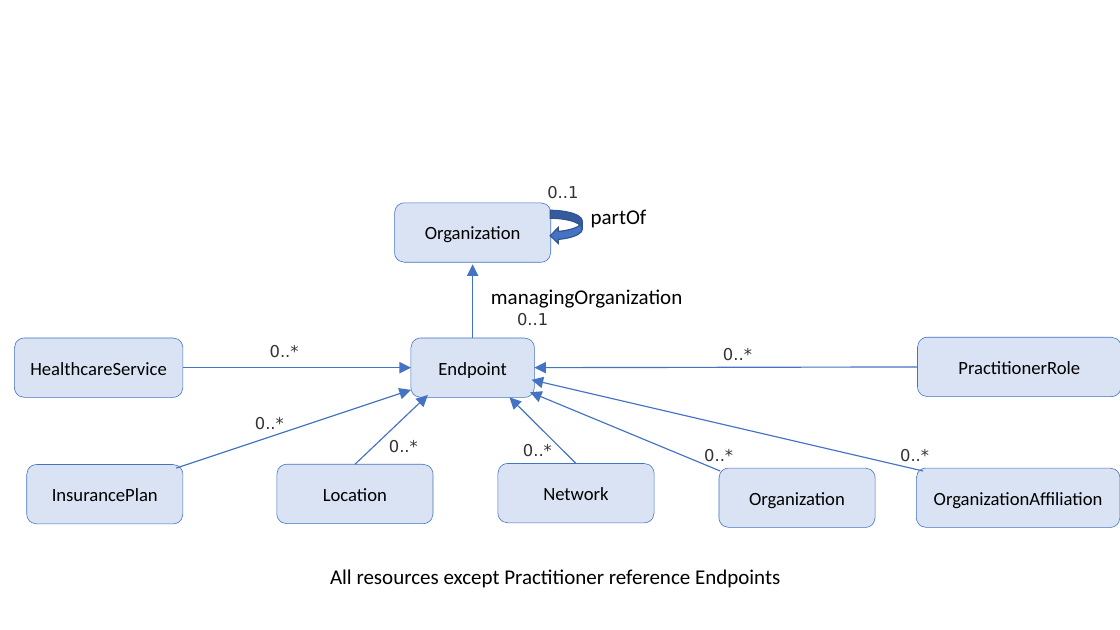
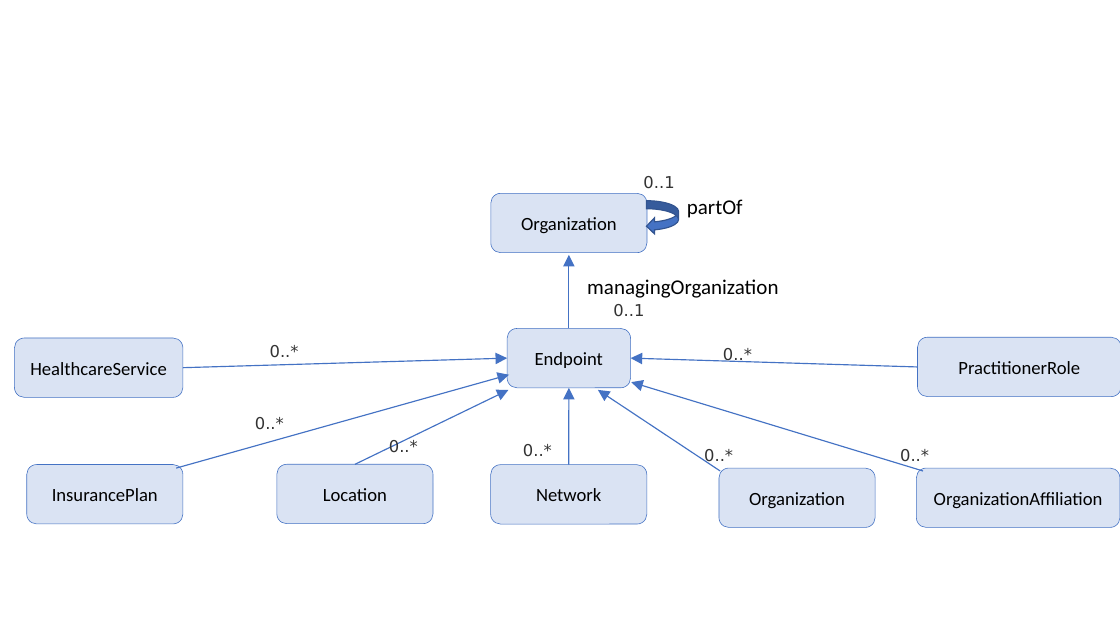
Before and after one commit to HL7/davinci-pdex-plan-net, a slide deck: slide 2 of fsh/ig-data/input/images/Figures.pptx (slide 3 before the commit). Drawn at 1120x630 pixels with LibreOffice and Linux fonts; fonts in the diff are those of the drawing. Boxes give left, top, right and bottom in pixels: in the first picture for what was removed or moved away, otherwise in the second. Text is boxed around its words. In the diff, an @@ line names an element or a change of style, - is before the commit and + after.

```diff
--- a/fsh/ig-data/input/images/Figures.pptx
+++ b/fsh/ig-data/input/images/Figures.pptx
@@ 4 texts, 2 rounded rectangles, 1 curved left arrow, 1 arrow: place and size @@
-4 texts, 2 rounded rectangles, 1 curved left arrow, 1 arrow at <box>395,186,682,397</box>
+4 texts, 2 rounded rectangles, 1 curved left arrow, 1 arrow at <box>491,176,778,388</box>
@@ arrow moved from (183, 368) - (411, 368) to (183, 368) - (507, 358) @@
@@ arrow moved from (918, 367) - (534, 368) to (918, 367) - (631, 358) @@
@@ arrow moved from (176, 468) - (411, 390) to (176, 468) - (509, 375) @@
@@ arrow moved from (576, 464) - (510, 397) to (569, 465) - (569, 388) @@
@@ arrow moved from (923, 471) - (532, 380) to (923, 471) - (632, 382) @@
@@ arrow moved from (355, 465) - (428, 395) to (355, 465) - (508, 390) @@
@@ arrow moved from (720, 471) - (530, 392) to (720, 471) - (598, 390) @@
@@ rounded rectangle "Network": place and size @@
-rounded rectangle "Network" at <box>498,464,655,523</box>
+rounded rectangle "Network" at <box>491,465,647,524</box>
@@ text removed at <box>330,569,780,588</box> @@
-All resources except Practitioner reference Endpoints
```
Also in this commit, not shown: 1 slide removed, 5 other files.
